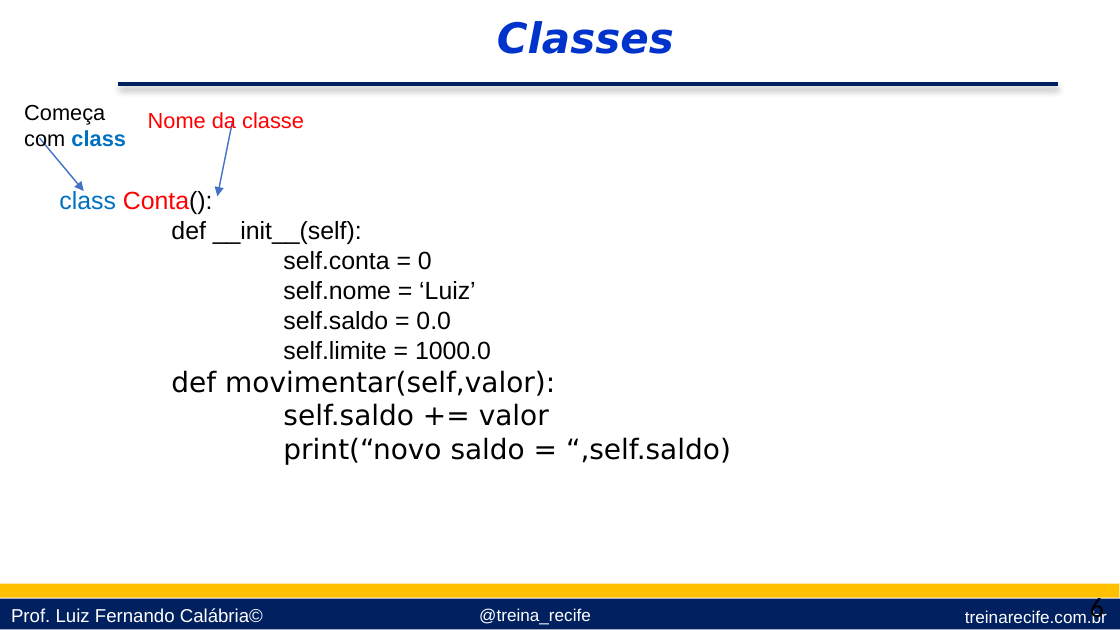
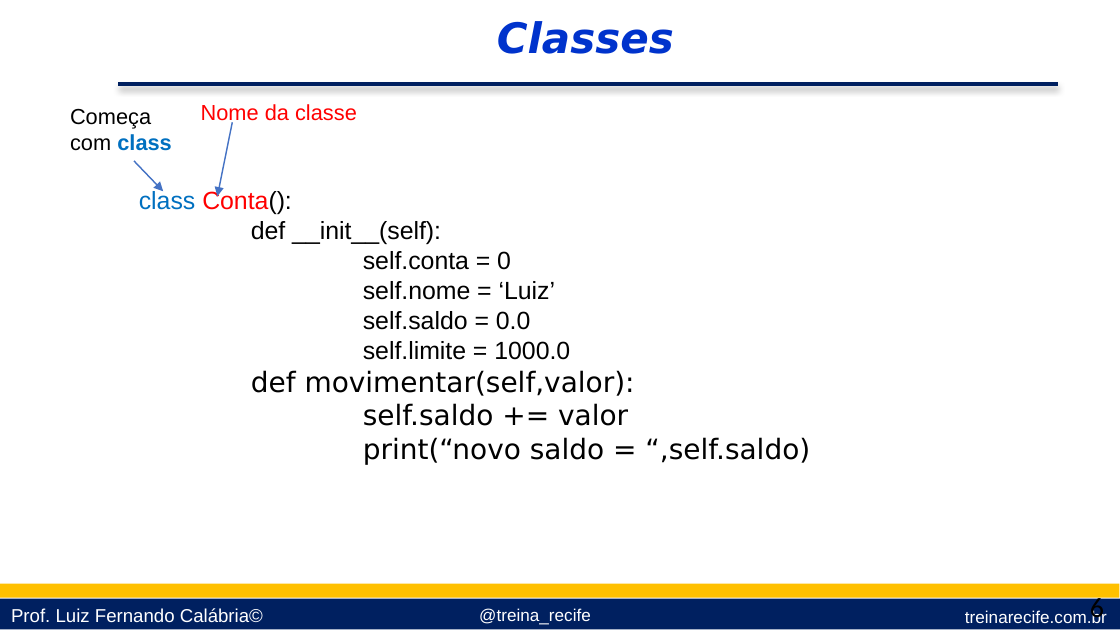
Before and after one commit to lfcalabria/pythonbasico, a slide deck: slide 6 of Apresentações/10 - Orientação a Objetos.pptx. Drawn at 1120x630 pixels with LibreOffice and Linux fonts; fonts in the diff are those of the drawing; background and template pictures are left out. Boxes give left, top, right and bottom in pixels: in the first picture for what was removed or moved away, otherwise in the second. Text is boxed around its words. In the diff, an @@ line names an element or a change of style, - is before the commit and + after.

```diff
--- a/Apresentações/10 - Orientação a Objetos.pptx
+++ b/Apresentações/10 - Orientação a Objetos.pptx
@@ text "Começa com class" rewrapped from (24, 104, 125, 151) to (70, 108, 171, 151) @@
@@ text "Nome da classe": place and size @@
-text "Nome da classe" at (148, 112, 304, 133)
+text "Nome da classe" at (201, 104, 357, 125)
@@ text "class Conta():": place and size @@
-text "class Conta():" at (59, 189, 731, 465)
+text "class Conta():" at (139, 189, 810, 465)
@@ arrow moved from (39, 138) - (84, 192) to (134, 161) - (164, 192) @@
```
Also in this commit, not shown: 12 other slides changed, 9 slides added.
